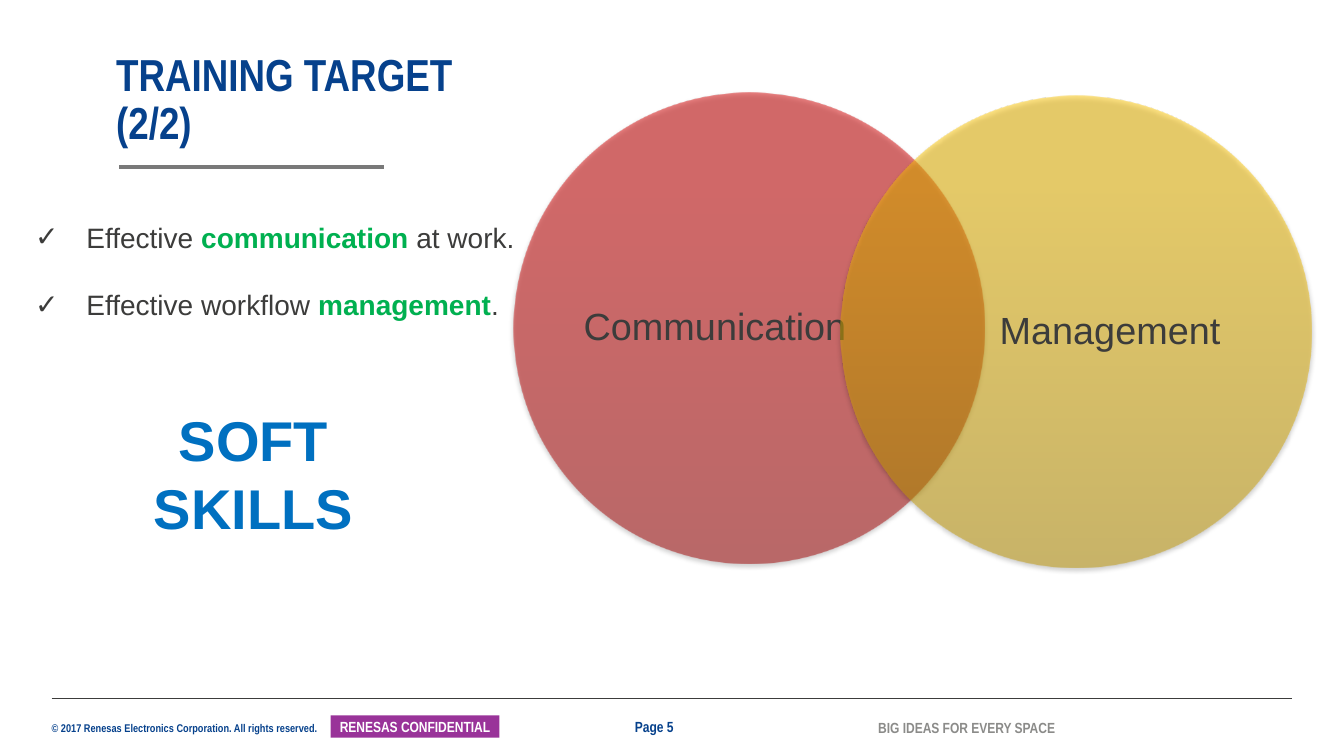
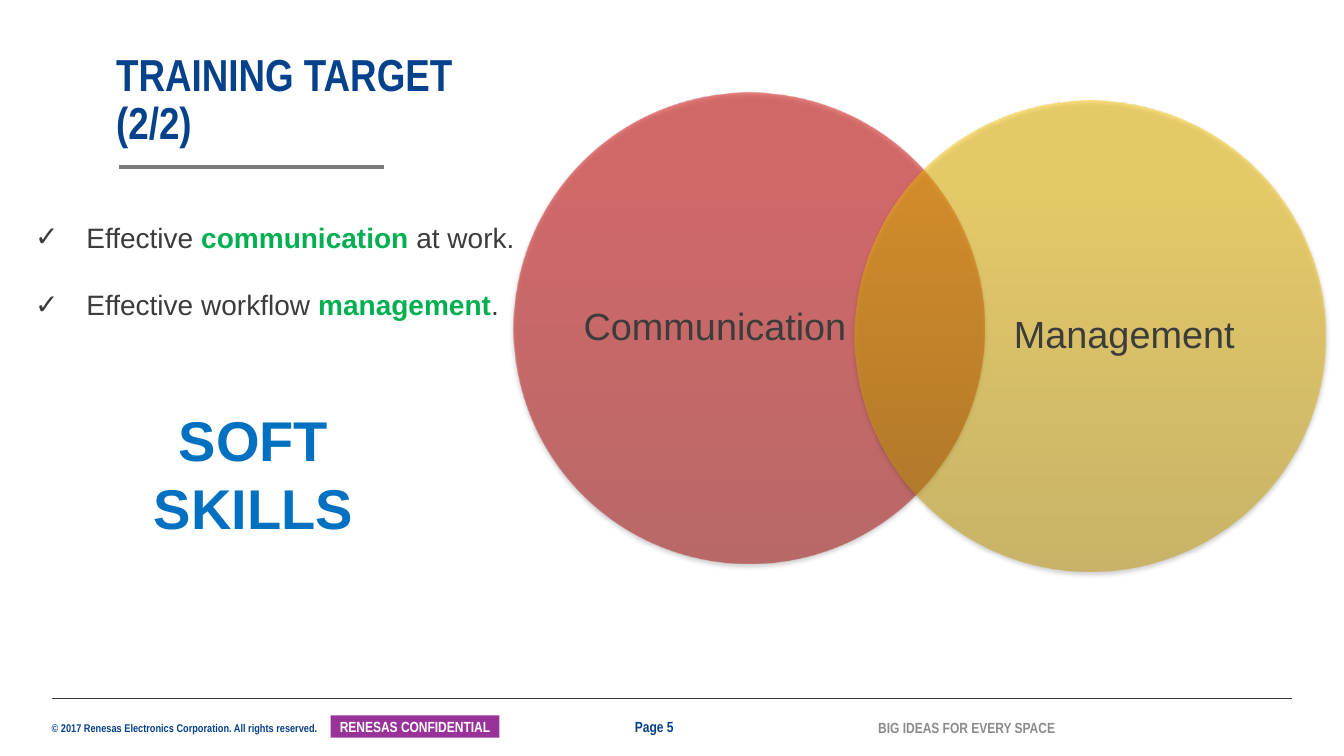
Before and after one commit to tranchikha/myapplication, a slide deck: slide 5 of LAST_TERM/2042_TranChiKha_ISS_MentorMentee_26G.pptx. Drawn at 1344x756 pixels with LibreOffice and Linux fonts; fonts in the diff are those of the drawing; background and template pictures are left out. Boxes give left, top, right and bottom in pixels: in the first picture for what was removed or moved away, otherwise in the second. Text is boxed around its words. In the diff, an @@ line names an element or a change of style, - is before the commit and + after.

```diff
--- a/LAST_TERM/2042_TranChiKha_ISS_MentorMentee_26G.pptx
+++ b/LAST_TERM/2042_TranChiKha_ISS_MentorMentee_26G.pptx
@@ ellipse: place and size @@
-ellipse at [841, 96, 1313, 568]
+ellipse at [855, 100, 1327, 572]
@@ text "Management": place and size @@
-text "Management" at [1000, 318, 1221, 351]
+text "Management" at [1014, 322, 1235, 355]
```
Also in this commit, not shown: 9 other slides changed, 3 slides added, 2 slides removed, 8 other files.
